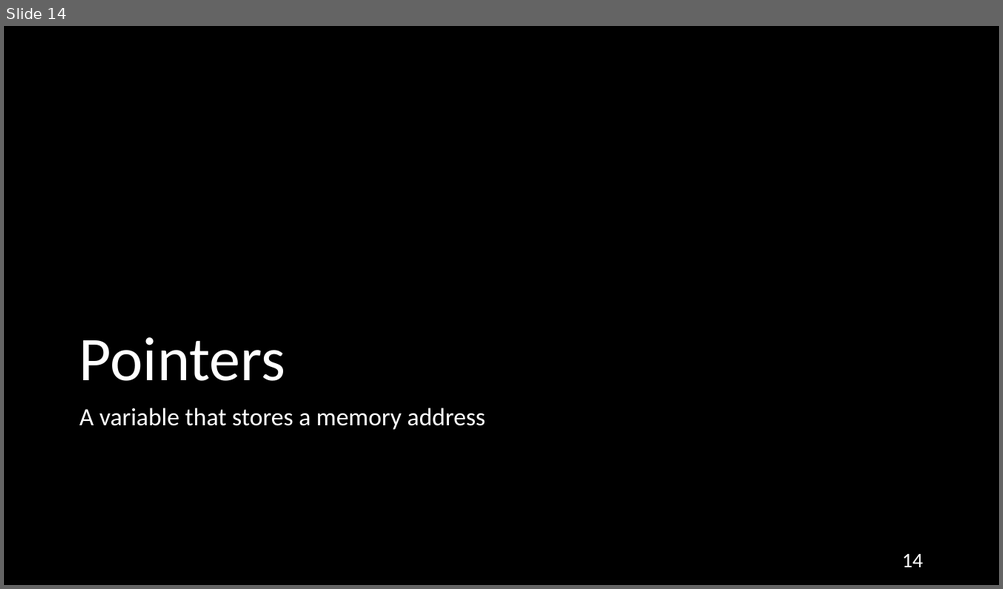
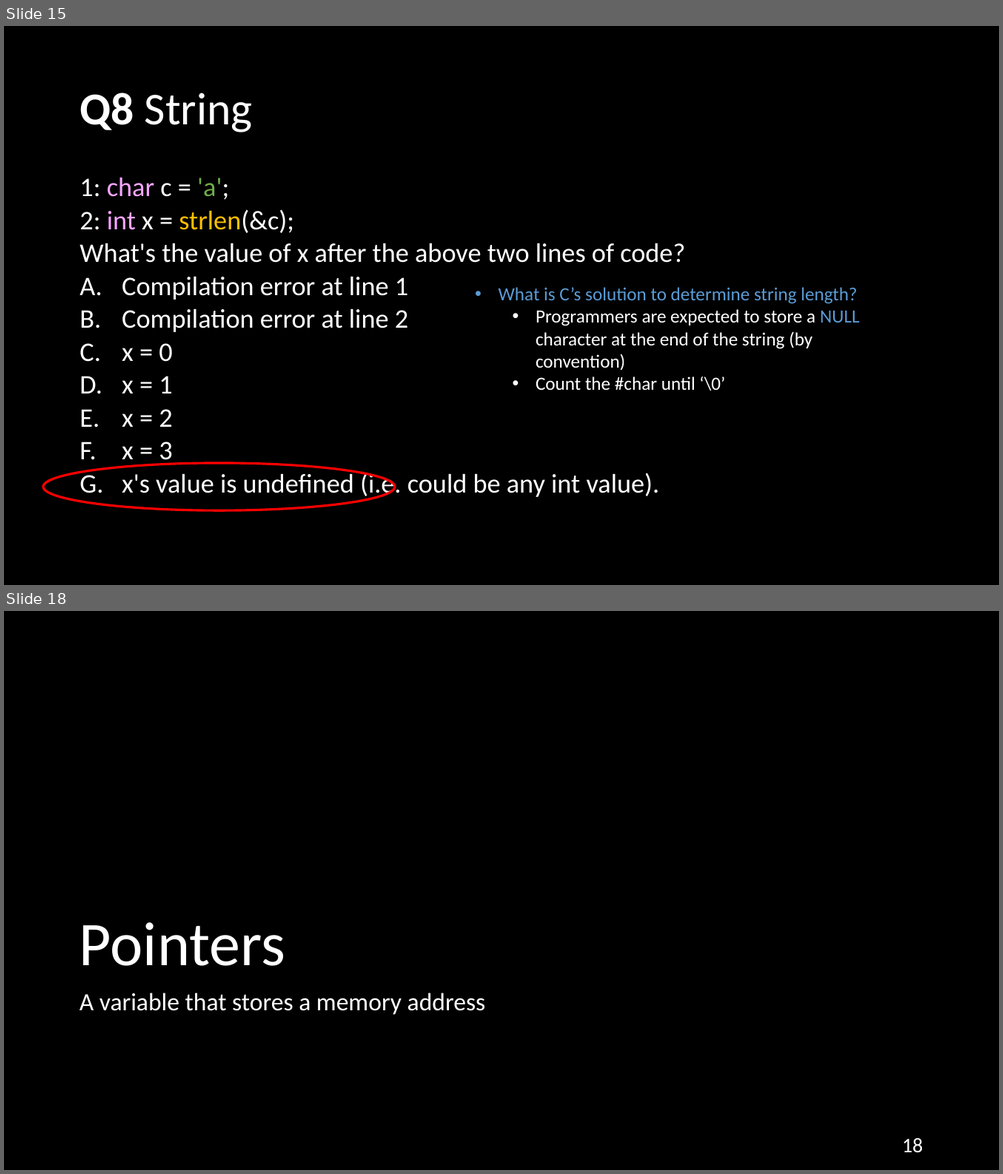
Before and after one commit to NYU-CSO/nyu-cso.github.io, a slide deck: rec-notes/r05.pptx. Shown one above the other, each under a label of ours: slide 14 before the commit, slides 15 and 18 after it; the slides between them are not shown. The pictures are 1003x589 and 1003x1174 pixels, drawn with LibreOffice and Linux fonts; fonts in the diff are those of the drawing. Boxes give left, top, right and bottom in pixels: in the first picture for what was removed or moved away, otherwise in the second. Text is boxed around its words. In the diff, an @@ line names an element or a change of style, - is before the commit and + after.

```diff
--- a/rec-notes/r05.pptx
+++ b/rec-notes/r05.pptx
@@ slide 15 added at (x1=4, y1=26, x2=999, y2=585), background #000000 @@
@@ title added at (x1=79, y1=93, x2=253, y2=133), 44 pt, text #FFFFFF @@
+Q8 String
@@ text added at (x1=79, y1=177, x2=685, y2=500), 25.9 pt, text #FFFFFF @@
+1: char c = 'a';
+2: int x = strlen(&c);
+What's the value of x after the above two lines of code?
+A. Compilation error at line 1
+B. Compilation error at line 2
+C. x = 0
+D. x = 1
+E. x = 2
+F. x = 3
+G. x's value is undefined (i.e. could be any int value).
@@ text added at (x1=498, y1=287, x2=859, y2=391), 18 pt, text #FFFFFF @@
+• What is C’s solution to determine string length?
+  • Programmers are expected to store a NULL character at the end of the string (by convention)
+  • Count the #char until ‘\0’
@@ ellipse added at (x1=43, y1=463, x2=395, y2=511), outline #FF0000 2.25 pt @@
@@ what was slide 14 is now slide 18 @@
@@ page number at (x1=902, y1=1139, x2=922, y2=1153): text changed @@
-14
+18
```
Also in this commit, not shown: 6 slides changed, 13 other slides added, 10 slides removed, 1 other file.
